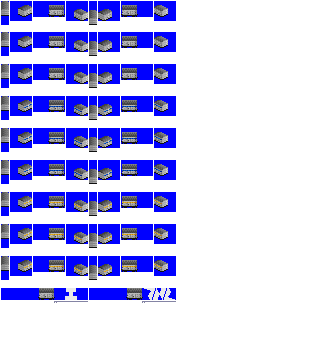
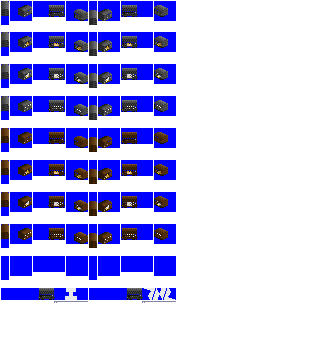
Comparing the layer stacks of the two 332px x 361px images. Changes:
hid "roofs" over [1, 1, 168, 300]
hid "reefers", moved it above "box" over [1, 1, 168, 300]
showed "livestock", painted on it over [1, 1, 168, 300]
